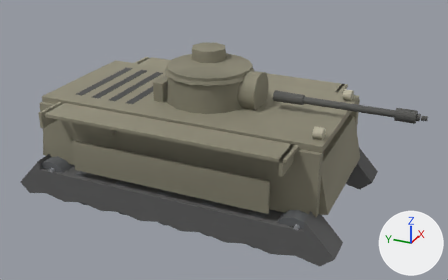
Before and after pictures for a commit that changed the glTF model client/assets/models/matilda.glb.
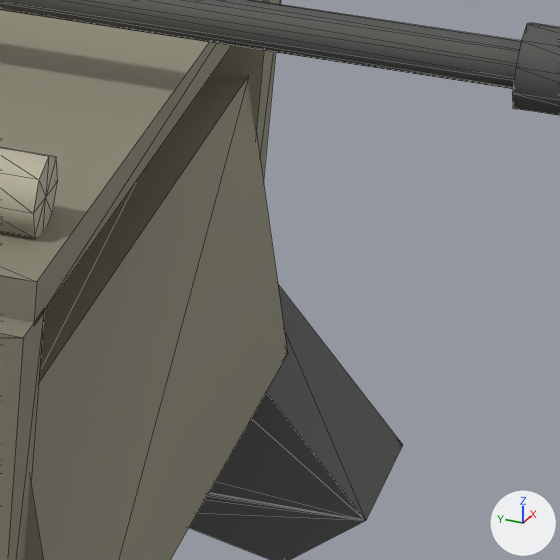
The first picture shows the older version from a 50 mm lens placed at (-10.15, -5.06, 6.3), pointed at (-0.14, -0.56, 1.3). The close-ups show the older and then the newer version on the part from 71% to 90% of the width and 37% to 67% of the height of that picture. Only the edits that show in the close-ups are written down. The lights are fixed; the arrows at lower right show +X, +Y and +Z. The close-ups show mesh edges as thin lines. Where no turn or scale is listed for an object, it has been applied to the vertices. Vertices at exactly the same position are counted once.

Names of what the first close-up shows: 'barrel', 'hullSide', 'hullTop', 'lowerPlate', 'tracks'.
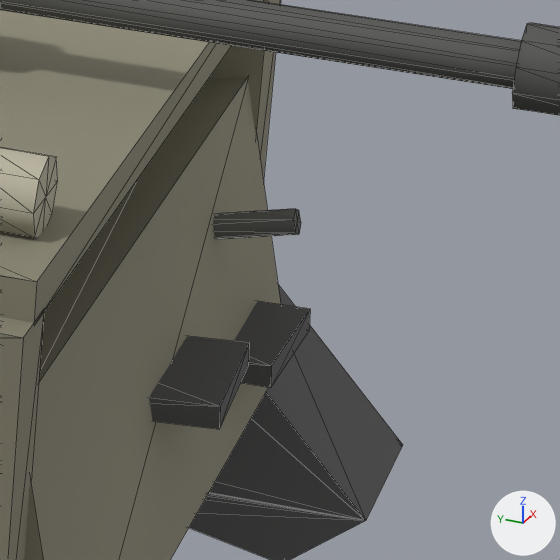
What differs and where, as boxes (x1, y1, x2, y2) in the close-ups (560 x 560 px):
'glacis', reshaped (not visible before)
    after: (149, 209, 310, 429)
part 1 of me_mesh_16, added
    after: (213, 209, 301, 239)
part 2 of me_mesh_16, added
    after: (149, 301, 310, 429)

Patch to the scene script:
```diff
--- a/client/assets/models/matilda.glb.py
+++ b/client/assets/models/matilda.glb.py
@@ me_mesh_16 @@
 # used by ob_glacis; location = (0.0, 0.0, 0.0)
-me_mesh_16.from_pydata(...)  # 8 vertices, 12 faces; spans x -1.2..1.2, y -2.67..-2.4, z 0.56..1.97
+me_mesh_16.from_pydata(...)  # 80 vertices, 132 faces; spans x -1.2..1.2, y -3.06..-1.85, z 0.56..2.12
+# me_mesh_16 part 1: a new loose piece of 14 vertices spanning x 0.63..0.7, y -3.06..-2.6, z 1.32..1.51, in mat_glacis_mat
+# me_mesh_16 part 2: 16 vertices added at x -0.21..0.99, y -3.06..-2.23, z 0.96..1.27
+# other edits to the shape of me_mesh_16 do not show in these pictures
 me_mesh_16.materials.append(mat_glacis_mat)
```
